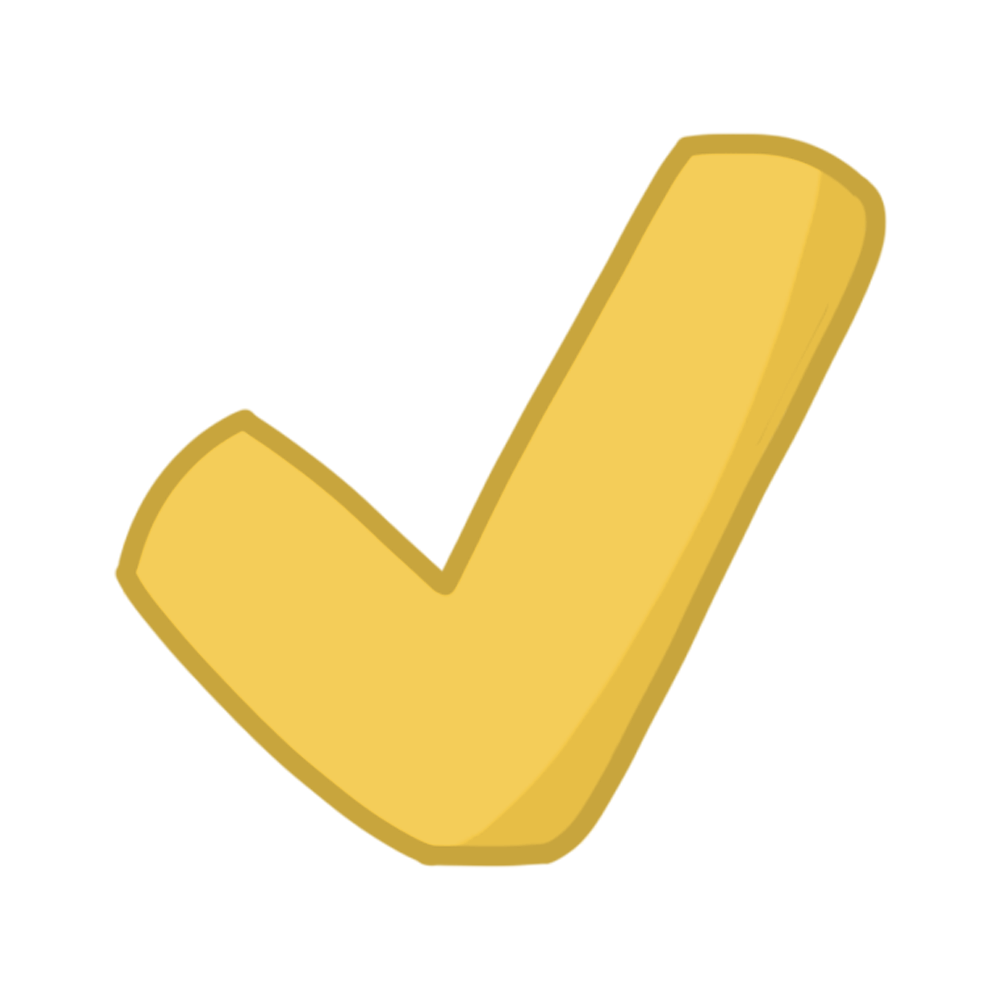
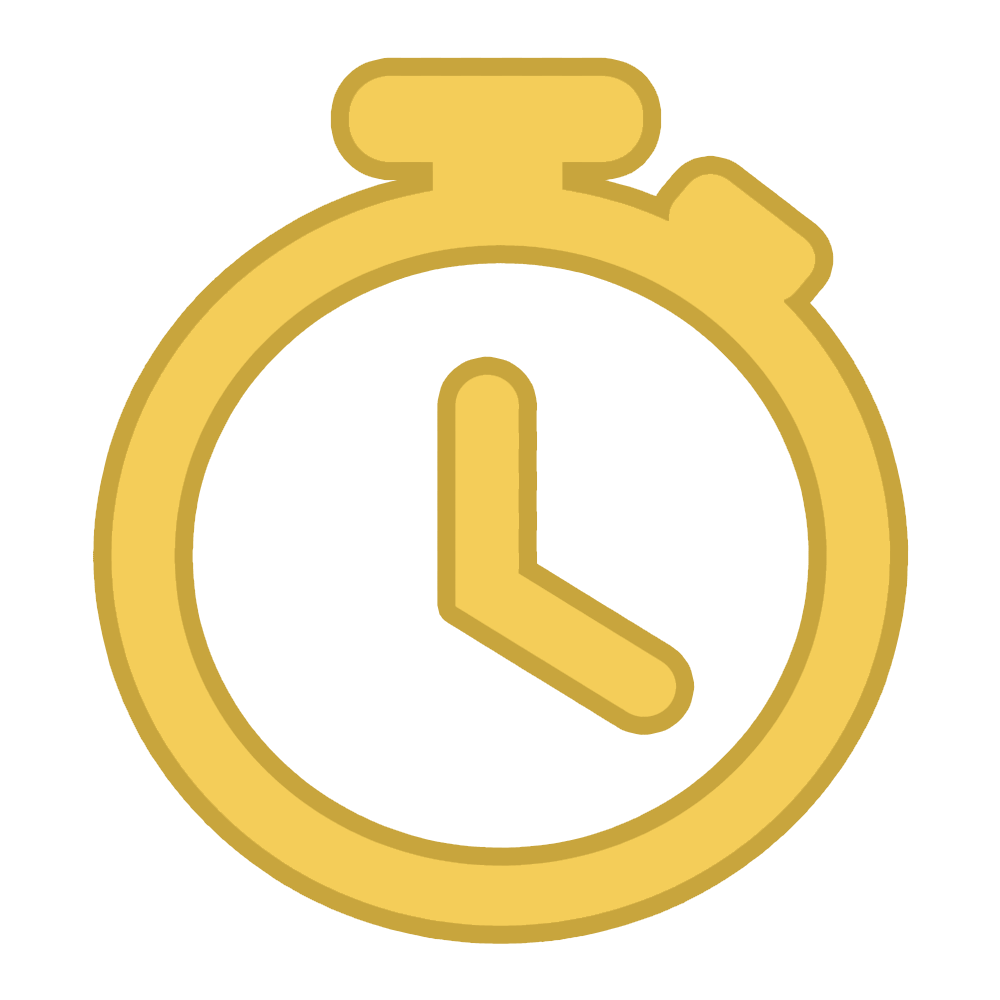
Layer changes from the first 1000px x 1000px image to the second:
added layer "Layer 3" above "Layer 2" over [92, 57, 909, 944]
hid "Layer 2" over [92, 57, 909, 944]
hid "Layer 1" over [112, 131, 888, 869]
